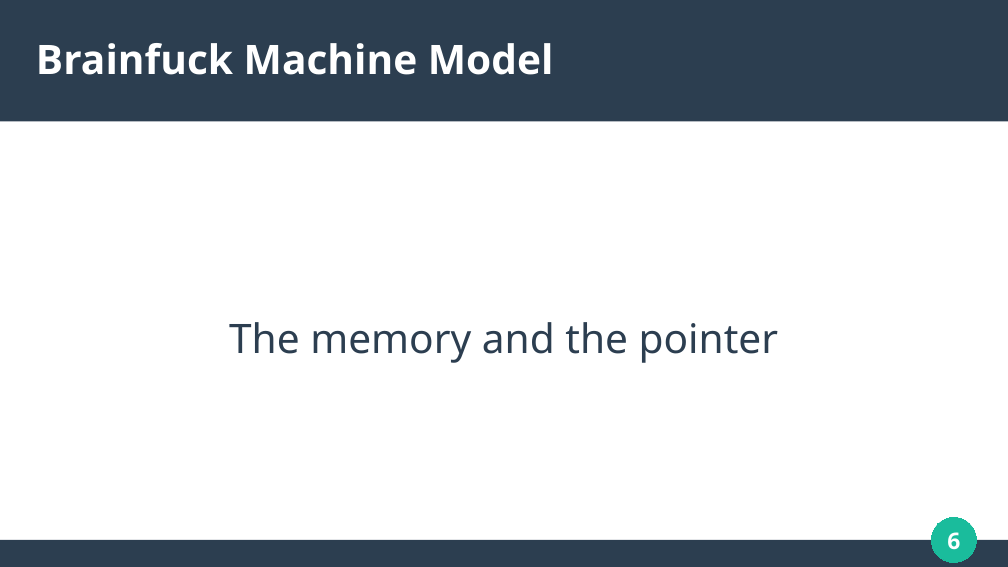
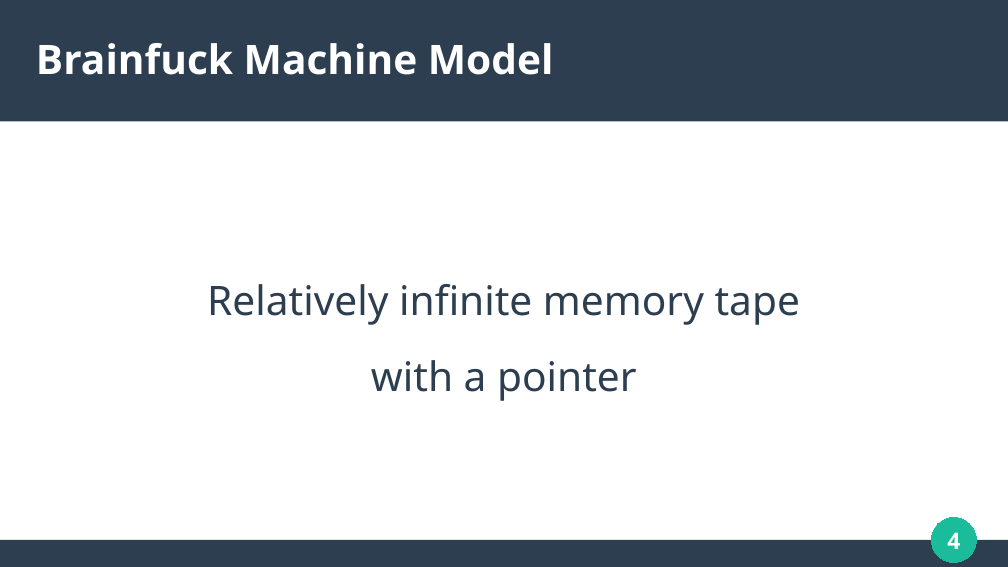
Before and after one commit to solomonarul/bachelors, a slide deck: slide 4 of presentation.odp (slide 6 before the commit). Drawn at 1008x567 pixels with LibreOffice and Linux fonts; fonts in the diff are those of the drawing. Boxes give left, top, right and bottom in pixels: in the first picture for what was removed or moved away, otherwise in the second. Text is boxed around its words. In the diff, an @@ line names an element or a change of style, - is before the commit and + after.

```diff
--- a/presentation.odp
+++ b/presentation.odp
@@ subtitle at [207,284,800,401]: text changed @@
-The memory and the pointer
+Relatively infinite memory tape
+with a pointer
@@ page number at [947,532,960,549]: text changed @@
-6
+4
```
Also in this commit, not shown: 17 other slides changed, 2 slides added, 3 slides removed, 1 other file.
